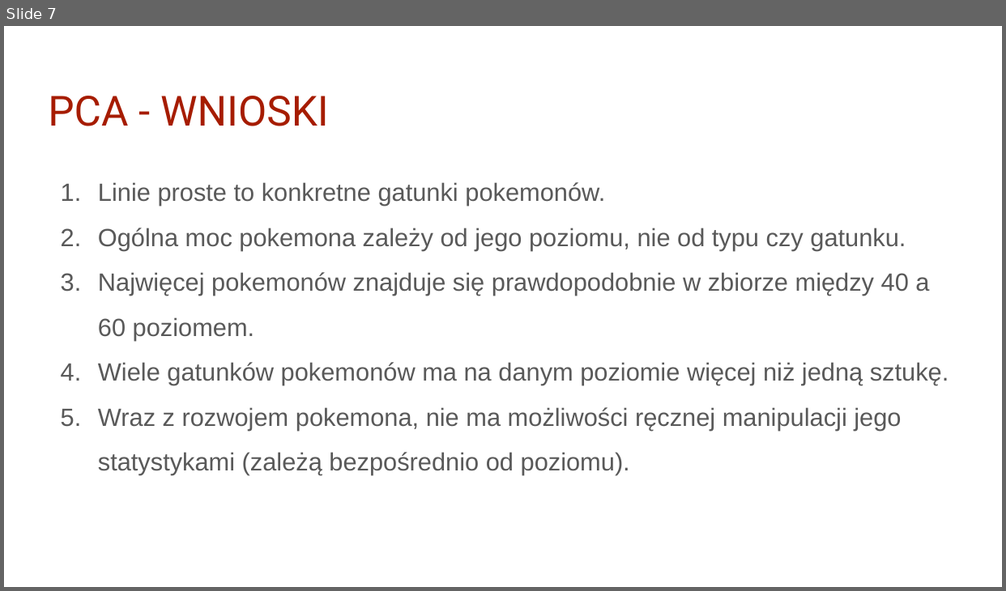
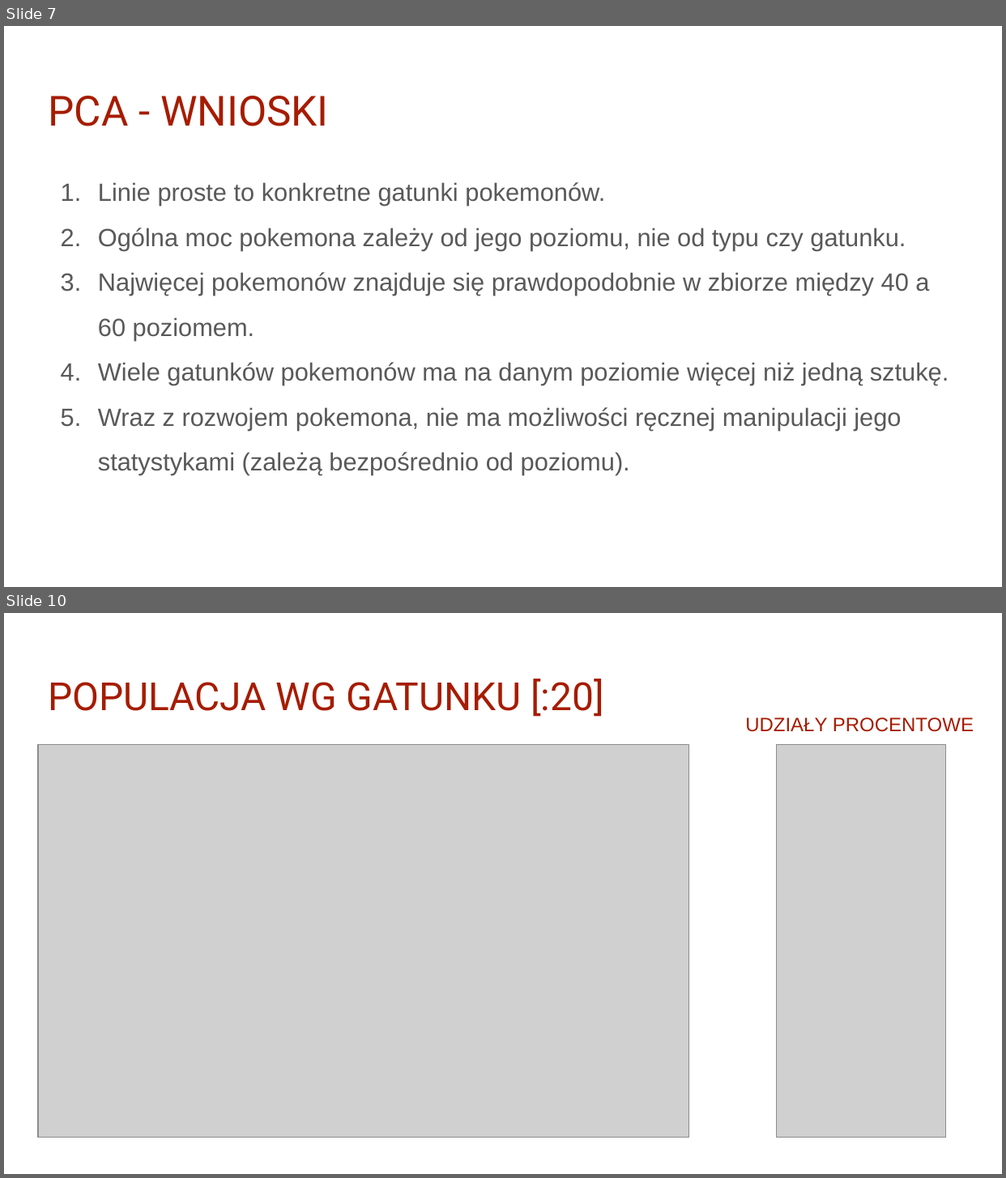
Before and after one commit to infoshareacademy/jdsz4-pg_team, a slide deck: python_project/03 presentation/Pokemony iSA Python.pptx. Shown one above the other, each under a label of ours: slide 7 before the commit, slides 7 and 10 after it; the slides between them are not shown. The pictures are 1006x591 and 1006x1178 pixels, drawn with LibreOffice and Linux fonts; fonts in the diff are those of the drawing; grey boxes stand for pictures; background and template pictures are left out. Boxes give left, top, right and bottom in pixels: in the first picture for what was removed or moved away, otherwise in the second. Text is boxed around its words. In the diff, an @@ line names an element or a change of style, - is before the commit and + after.

```diff
--- a/python_project/03 presentation/Pokemony iSA Python.pptx
+++ b/python_project/03 presentation/Pokemony iSA Python.pptx
@@ slide 10 added at (4, 613, 1002, 1174), background #FFFFFF @@
@@ title added at (48, 679, 604, 717), 28 pt, text #A61C00 @@
+POPULACJA WG GATUNKU [:20]
@@ text added at (745, 717, 974, 732), 14 pt, text #A61C00 @@
+UDZIAŁY PROCENTOWE
@@ picture added at (38, 745, 688, 1138) @@
@@ picture added at (777, 745, 945, 1138) @@
```
Also in this commit, not shown: 12 other slides added.
